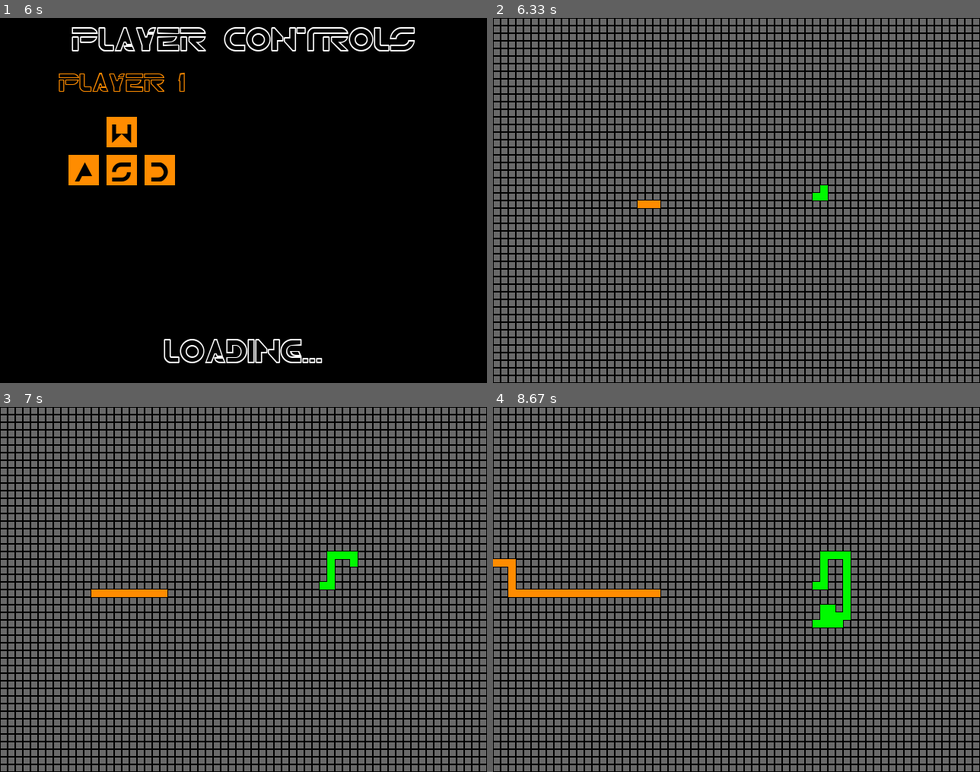
Above: before the commit, frames 1-4 (two rows, left to right).
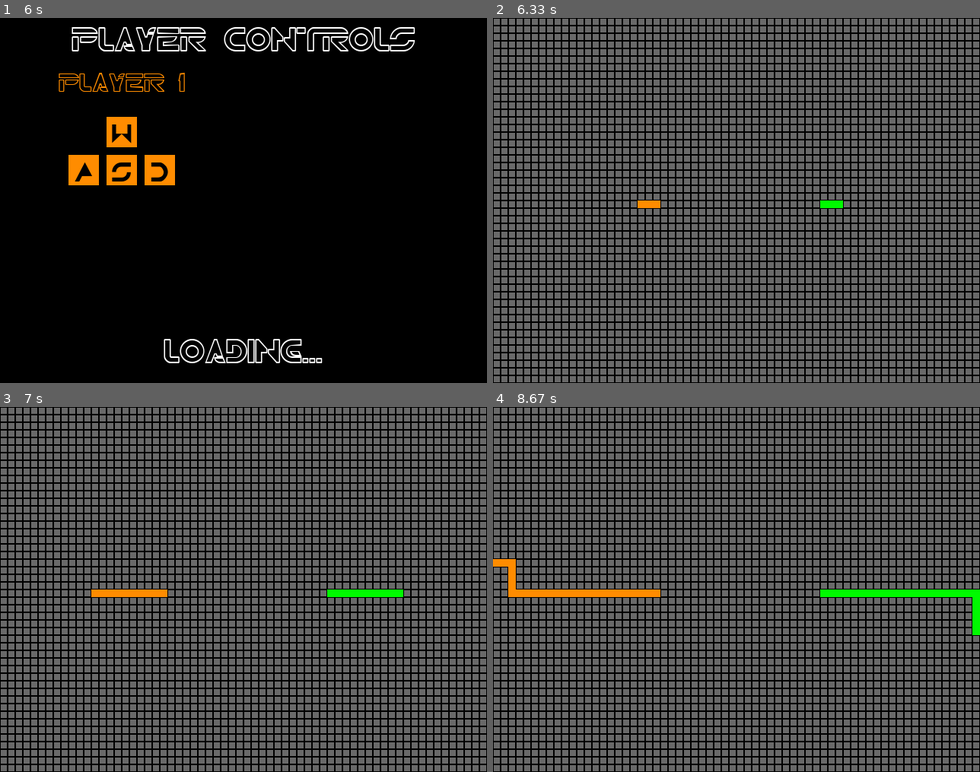
Above: after the commit, the same moments.

Repository: chiunaomi/Revamping-Tron-AI
Game: pygame game, started from main.py
The game is run twice, just before and just after one commit, with the same random seed, the same clock (stepped at 60 frames per second) and the same inputs.
Inputs:
- Up to frame 1 (6 s): tap Space at 0.33 s; click "Single Player" at 0.72 s; click "1" at 1.05 s
- Up to frame 2 (6.33 s): no input
- Up to frame 3 (7 s): no input
- Up to frame 4 (8.67 s): tap W at 8.07 s; tap A at 8.47 s

Frame 1 is identical in both runs. In frame 2, 0.2% of the frame differs, in the area x 65-72%, y 45-53%; in frame 3, 0.7%; in frame 4, 1.6%, in the area x 65-100%, y 39-63%.

Commit message:
Better AI and screenshot of game play

Diff:
--- a/BasicBotMovementUpdate.py
+++ b/BasicBotMovementUpdate.py
@@ -18,35 +18,62 @@
         safe = ["r", "l", "u", "d"]
         self.px = self.x
         self.py = self.y
-        for d in range(4):
-            direction = directions[d]
-            if direction == "r":
-                self.vx = 10
-                self.vy = 0
-            elif direction == "l":
-                self.vx = -10
-                self.vy = 0
-            elif direction == "u":
-                self.vx = 0
-                self.vy = -10
-            elif direction == "d":
-                self.vx = 0
-                self.vy = 10
-            self.px += self.vx
-            self.py += self.vy
-            possible_head = (self.px,self.py)
-            if self.has_collided(possible_head):
-                safe.remove(direction)
-            if direction in safe:
-                if not self.direction_valid(direction):
+
+        self.pseudo_update(self.dir)
+        next_head = (self.px,self.py)
+        if self.has_collided(next_head):
+            for d in range(4):
+                self.px = self.x
+                self.py = self.y
+                direction = directions[d]
+                if direction == "r":
+                    self.vx = 10
+                    self.vy = 0
+                elif direction == "l":
+                    self.vx = -10
+                    self.vy = 0
+                elif direction == "u":
+                    self.vx = 0
+                    self.vy = -10
+                elif direction == "d":
+                    self.vx = 0
+                    self.vy = 10
+                self.px += self.vx
+                self.py += self.vy
+                possible_head = (self.px,self.py)
+                if self.has_collided(possible_head):
                     safe.remove(direction)
-        #if direction not in safe and safe != []:
-            #direction = random.choice(safe)
-        choices = len(safe)
-        choose = random.randint(0, choices - 1)
-        self.dir = safe[choose]
-        self.direction1 = self.dir
+                if direction in safe:
+                    if not self.direction_valid(direction):
+                        safe.remove(direction)
+            choices = len(safe)
+            if choices != 0:
+                choose = random.randint(0, choices - 1)
+                dir = safe[choose]
+            else:
+                dir = self.dir
+            self.dir = dir
+            self.direction1 = self.dir
         self.update()
+
+    def pseudo_update(self,direction):
+        if direction == "r":
+            self.vx = 10
+            self.vy = 0
+        elif direction == "l":
+            self.vx = -10
+            self.vy = 0
+        elif direction == "u":
+            self.vx = 0
+            self.vy = -10
+        elif direction == "d":
+            self.vx = 0
+            self.vy = 10
+        elif direction == "None":
+            self.vx = 0
+            self.vy = 0
+        self.px += self.vx
+        self.py += self.vy
 
     def has_collided(self, head):
         for cell in self.model.cell_lst:
Binary file added: docs/imgs/1 player vs 3 AI.png
